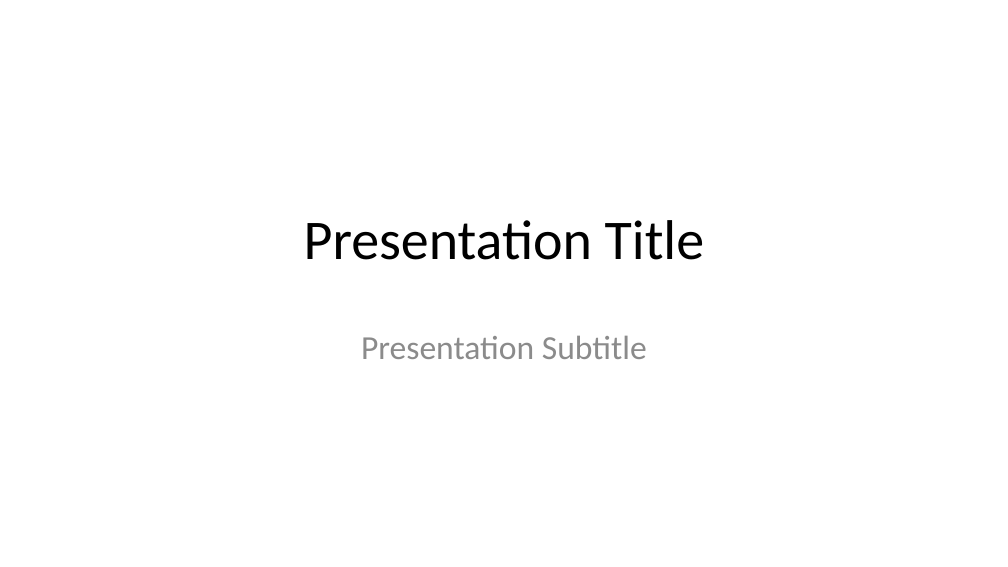
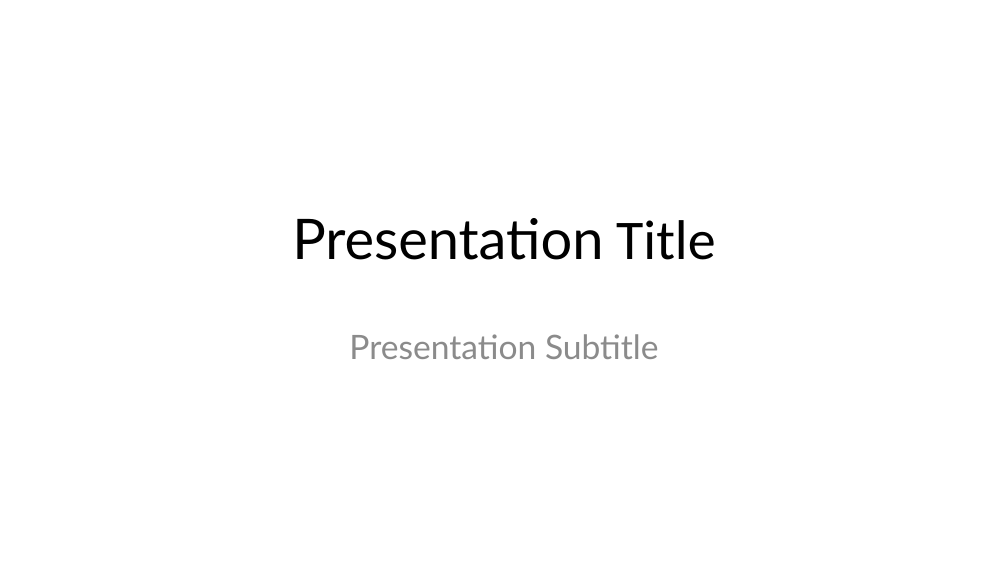
Before and after one commit to corneliushennch/targets_template, a slide deck: slide 1 of markdown/template.pptx. Drawn at 1008x567 pixels with LibreOffice and Linux fonts; fonts in the diff are those of the drawing. Boxes give left, top, right and bottom in pixels: in the first picture for what was removed or moved away, otherwise in the second. Text is boxed around its words. In the diff, an @@ line names an element or a change of style, - is before the commit and + after.

Commit message:
font changes

```diff
--- a/markdown/template.pptx
+++ b/markdown/template.pptx
@@ title "Presentation Title" at bbox=[292, 218, 715, 260]: font Calibri to Lato in "Presentation" @@
@@ subtitle "Presentation Subtitle" at bbox=[349, 334, 659, 359]: font Calibri to Lato @@
```
